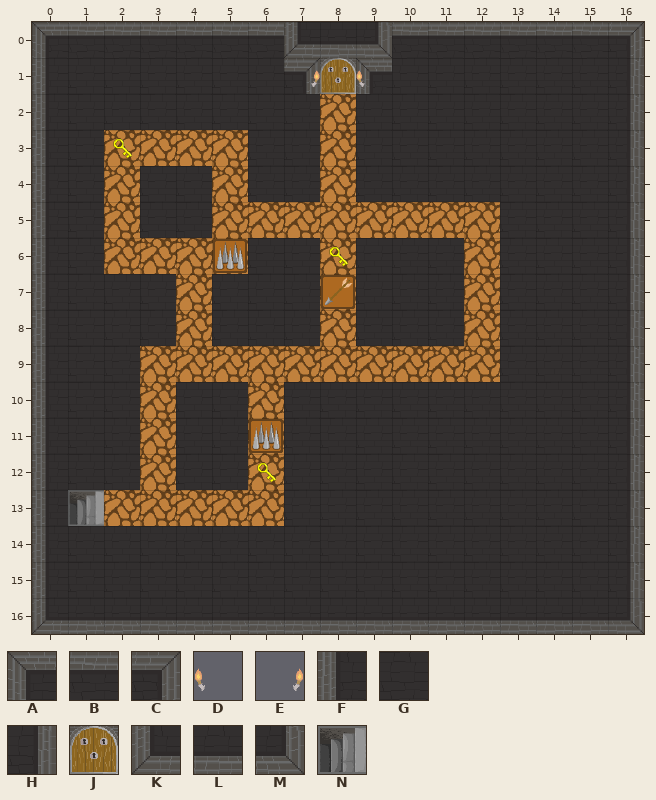
Tiled map, stored at android/assets/map5.tmx. The first picture shows the starting point.
Cells are 64x64 px. Shown: x 0..16, y 0..16.
Key: from "Dungeon-tileset": A 0, B 1, C 2, D 5, E 5 flipped left-right, F 8, G 9, H 10, J 14, K 16, L 17, M 18, N 24.
_ is an empty cell.
Layers that did not change in this view are not listed.
Layer "Walls" before, first column x 0:
 0 ABBBBBBKLMBBBBBBC
 1 FGGGGGGC_AGGGGGGH
 2 FGGGGGGG_GGGGGGGH
 3 FG____GG_GGGGGGGH
 4 FG_GG_GG_GGGGGGGH
 5 FG_GG________GGGH
 6 FG____GG_GGG_GGGH
 7 FGGG_GGG_GGG_GGGH
 8 FGGG_GGG_GGG_GGGH
 9 FGG__________GGGH
10 FGG_GG_GGGGGGGGGH
11 FGG_GG_GGGGGGGGGH
12 FGG_GG_GGGGGGGGGH
13 FN_____GGGGGGGGGH
14 FGGGGGGGGGGGGGGGH
15 FGGGGGGGGGGGGGGGH
16 KLLLLLLLLLLLLLLLM
After the commit:
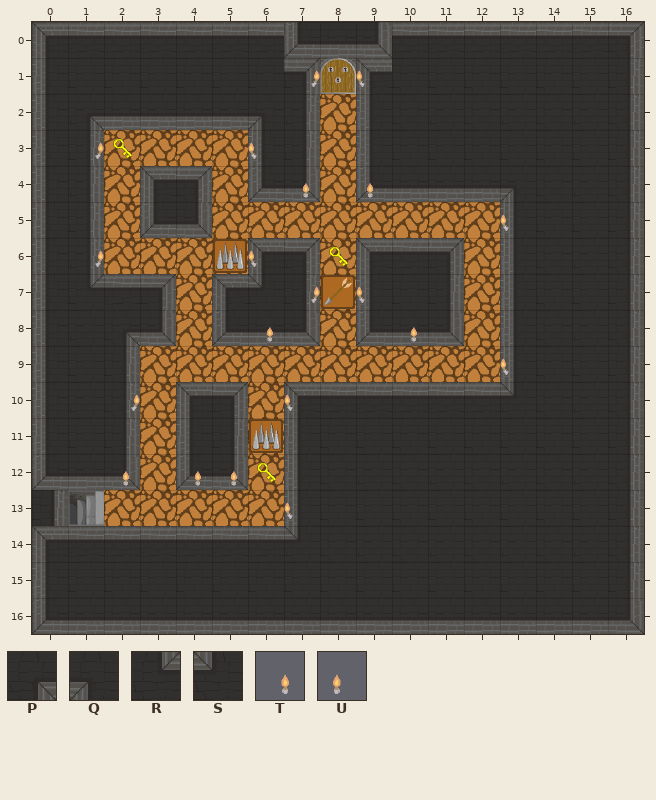
Further tiles: from "Dungeon-tileset": P 3, Q 4, R 11, S 12, T 13, U 13 flipped left-right.
Edits made:
Changed rows in their new state; . is an unchanged cell.
Layer "Walls":
first column x 0:
 2 .PLLLLQH.F....
 3 .H....FH.F....
 4 .H.AC.KM.KLLLQ
 5 .H.KM........F
 6 .H....AC.ABC.F
 7 .RBC.ASH.F.H.F
 8 ..PM.KLM.KLM.F
 9 ..H..........F
10 ..H.AC.ABBBBBS
11 ..H.FH.F......
12 KLM.KM.F......
13 H......F......
14 ABBBBBBS......
Layer "VisualObjects":
first column x 1:
 3 E....D.......
 4 ......T.U....
 5 ............D
 6 E....D.......
 7 ......E.D....
 8 .....T...T...
 9 ............D
10 .E....D......
12 .T.TT........
13 ......D......
Pixel boxes of the changes (left, top, right, bottom) in both pictures:
changed: (32, 94, 514, 562)
